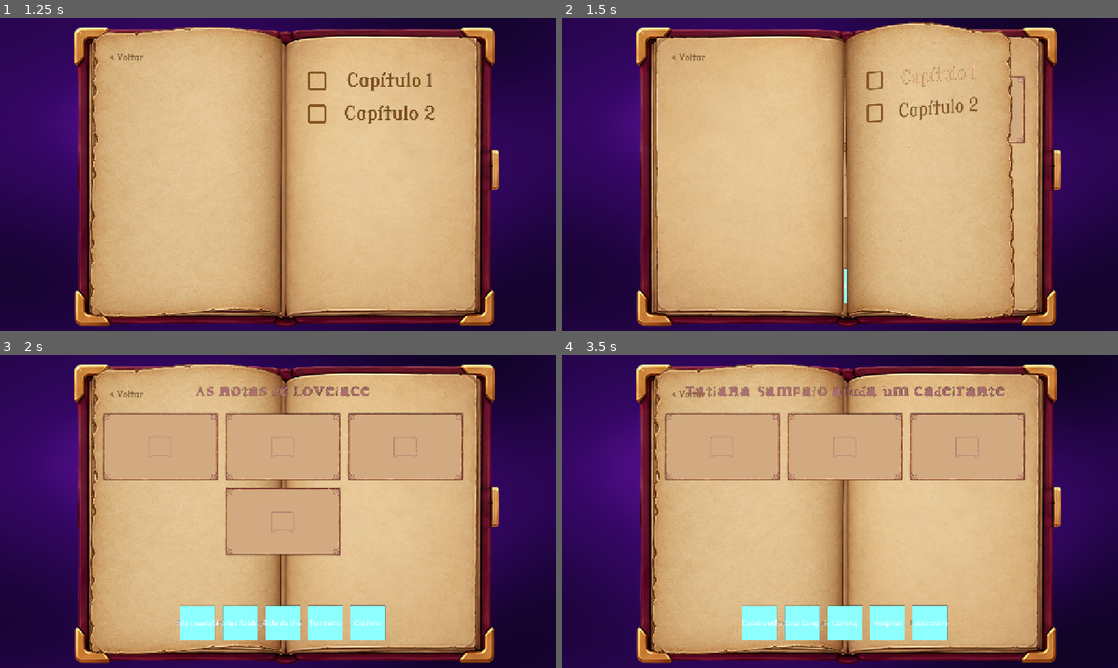
Above: before the commit, frames 1-4 (two rows, left to right).
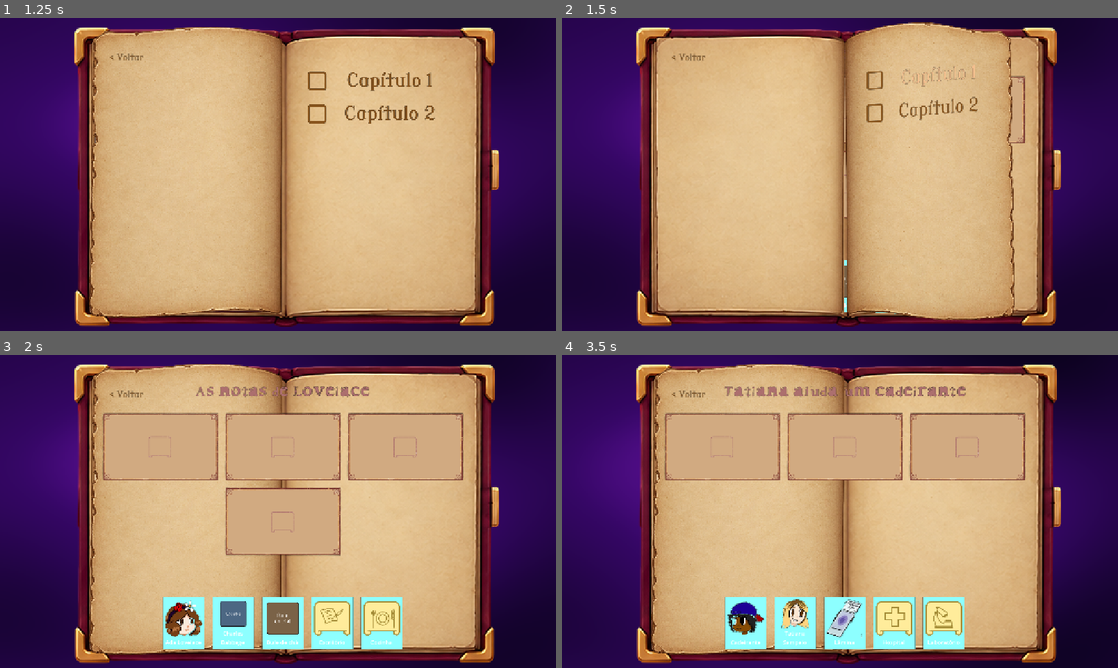
Above: after the commit, the same moments.

Repository: yudur/storyteller-godot-3info-game
Game: Godot game, scene res://src/screen_manager/screen_manager.tscn
Same seed, same stepped clock (60 frames per second), same inputs: the game is played once before the commit and once after it.
Inputs:
- Up to frame 1 (1.25 s): click "Jogar" at 0.5 s
- Up to frame 2 (1.5 s): click "Capítulo 1" at 1.25 s
- Up to frame 3 (2 s): no input
- Up to frame 4 (3.5 s): click "< Voltar" at 2 s; click "Capítulo 2" at 2.75 s

Frame 1 is identical in both runs. In frame 2, less than 0.1% of the frame differs, in the area x 50-61%, y 77-95%; in frame 3, 5.8%; in frame 4, 6.6%, in the area x 22-80%, y 10-94%.

Commit message:
feat: shelf cards show the piece's art above its name
CharacterData and SceneData gain an `icon`, falling back to the default
pose or variant so a piece without one still shows something. The
draggable stops being a coloured rectangle with centred text: it is now
a TextureRect above a Label, and the drag preview carries the same art.

The three JPEGs are converted to PNG with the background removed by a
flood fill seeded from the borders rather than by erasing every dark
pixel, which would have eaten the drawings' black outlines. The image
holding two faces is split into the patient and Tatiana. Charles and the
teapot have no icon art yet and use generated placeholders.

Also follows the phase 2 title rename made in the editor.

Diff:
--- a/core/resources/character_data.gd
+++ b/core/resources/character_data.gd
@@ -9,6 +9,9 @@
 # Pose name -> sprite. "default" is required; story logic picks the others by context
 @export var poses: Dictionary[String, Texture2D] = {}
 
+# Small art for the shelf card. Falls back to the default pose when empty
+@export var icon: Texture2D
+
 func get_pose(key: String) -> Texture2D:
 	if poses.has(key):
 		return poses[key]
@@ -17,3 +20,6 @@
 
 	push_warning("CharacterData '%s' has no pose '%s' nor 'default'" % [id, key])
 	return null
+
+func get_icon() -> Texture2D:
+	return icon if icon else get_pose("default")
--- a/core/resources/scene_data.gd
+++ b/core/resources/scene_data.gd
@@ -7,6 +7,9 @@
 # Variant name -> background. "default" is required; story logic picks the others by context
 @export var variants: Dictionary[String, Texture2D] = {}
 
+# Small art for the shelf card. Falls back to the default variant when empty
+@export var icon: Texture2D
+
 func get_variant(key: String) -> Texture2D:
 	if variants.has(key):
 		return variants[key]
@@ -15,3 +18,6 @@
 
 	push_warning("SceneData '%s' has no variant '%s' nor 'default'" % [id, key])
 	return null
+
+func get_icon() -> Texture2D:
+	return icon if icon else get_variant("default")
--- a/data/characters/ada.tres
+++ b/data/characters/ada.tres
@@ -8,11 +8,14 @@
 [ext_resource type="Texture2D" path="res://assets/sprites/characters/Ada Lovelace com dúvida .png" id="6_doubt"]
 [ext_resource type="Texture2D" path="res://assets/sprites/characters/Ada rindo.png" id="7_laughing"]
 
+[ext_resource type="Texture2D" path="res://assets/sprites/draggables/charactericon_ada.png" id="9_icon"]
+
 [resource]
 script = ExtResource("1_script")
 id = "ada"
 display_name = "Ada Lovelace"
 faces_right = true
+icon = ExtResource("9_icon")
 poses = Dictionary[String, Texture2D]({
 "default": ExtResource("2_default"),
 "doubt": ExtResource("6_doubt"),
--- a/data/characters/charles.tres
+++ b/data/characters/charles.tres
@@ -7,10 +7,13 @@
 [ext_resource type="Texture2D" path="res://assets/sprites/characters/Charles Assustado com a xícara.png" id="5_scared_cup"]
 [ext_resource type="Texture2D" path="res://assets/sprites/characters/Charles Rindo.png" id="6_laughing"]
 
+[ext_resource type="Texture2D" path="res://assets/sprites/draggables/charactericon_charles.png" id="9_icon"]
+
 [resource]
 script = ExtResource("1_script")
 id = "charles"
 display_name = "Charles Babbage"
+icon = ExtResource("9_icon")
 poses = Dictionary[String, Texture2D]({
 "clipboard": ExtResource("3_clipboard"),
 "cup": ExtResource("4_cup"),
--- a/data/characters/patient.tres
+++ b/data/characters/patient.tres
@@ -1,14 +1,17 @@
-[gd_resource type="Resource" script_class="CharacterData" load_steps=5 format=3]
+[gd_resource type="Resource" script_class="CharacterData" load_steps=6 format=3]
 
 [ext_resource type="Script" path="res://core/resources/character_data.gd" id="1_script"]
 [ext_resource type="Texture2D" path="res://assets/sprites/characters/Cadeirante default.png" id="2_default"]
 [ext_resource type="Texture2D" path="res://assets/sprites/characters/Cadeirante esperançoso.png" id="3_hopeful"]
 [ext_resource type="Texture2D" path="res://assets/sprites/characters/Cadeirante curado .png" id="4_cured"]
 
+[ext_resource type="Texture2D" path="res://assets/sprites/draggables/charactericon_patient.png" id="9_icon"]
+
 [resource]
 script = ExtResource("1_script")
 id = "patient"
 display_name = "Cadeirante"
+icon = ExtResource("9_icon")
 poses = Dictionary[String, Texture2D]({
 "cured": ExtResource("4_cured"),
 "default": ExtResource("2_default"),
--- a/data/characters/slide.tres
+++ b/data/characters/slide.tres
@@ -1,12 +1,15 @@
-[gd_resource type="Resource" script_class="CharacterData" load_steps=3 format=3]
+[gd_resource type="Resource" script_class="CharacterData" load_steps=4 format=3]
 
 [ext_resource type="Script" path="res://core/resources/character_data.gd" id="1_script"]
 [ext_resource type="Texture2D" path="res://assets/sprites/characters/Lâmina da proteína.png" id="2_default"]
+
+[ext_resource type="Texture2D" path="res://assets/sprites/draggables/charactericon_slide.png" id="9_icon"]
 
 [resource]
 script = ExtResource("1_script")
 id = "slide"
 display_name = "Lâmina"
+icon = ExtResource("9_icon")
 poses = Dictionary[String, Texture2D]({
 "default": ExtResource("2_default")
 })
--- a/data/characters/tatiana.tres
+++ b/data/characters/tatiana.tres
@@ -1,17 +1,20 @@
-[gd_resource type="Resource" script_class="CharacterData" load_steps=7 format=3]
+[gd_resource type="Resource" script_class="CharacterData" load_steps=8 format=3 uid="uid://ciqtsrwed7eq2"]
 
-[ext_resource type="Script" path="res://core/resources/character_data.gd" id="1_script"]
-[ext_resource type="Texture2D" path="res://assets/sprites/characters/Tatiane Sampaio Default.png" id="2_default"]
-[ext_resource type="Texture2D" path="res://assets/sprites/characters/Tatiana Sampaio com exame.png" id="3_exams"]
-[ext_resource type="Texture2D" path="res://assets/sprites/characters/Tatiana Sampaio no microscópio.png" id="4_microscope"]
-[ext_resource type="Texture2D" path="res://assets/sprites/characters/Tatiana Sampaio com seringa.png" id="5_syringe"]
-[ext_resource type="Texture2D" path="res://assets/sprites/characters/Tatiana Sampaio com seringa e exames.png" id="7_happy"]
+[ext_resource type="Script" uid="uid://lywddvaxagxe" path="res://core/resources/character_data.gd" id="1_script"]
+[ext_resource type="Texture2D" uid="uid://ftt8usiww0o6" path="res://assets/sprites/characters/Tatiane Sampaio Default.png" id="2_default"]
+[ext_resource type="Texture2D" uid="uid://bv5jsq1hsbg7u" path="res://assets/sprites/characters/Tatiana Sampaio com exame.png" id="3_exams"]
+[ext_resource type="Texture2D" uid="uid://bsxwfvabwb7ps" path="res://assets/sprites/characters/Tatiana Sampaio no microscópio.png" id="4_microscope"]
+[ext_resource type="Texture2D" uid="uid://c701r6fkgavcr" path="res://assets/sprites/characters/Tatiana Sampaio com seringa.png" id="5_syringe"]
+[ext_resource type="Texture2D" uid="uid://cnqta1d11wukn" path="res://assets/sprites/characters/Tatiana Sampaio com seringa e exames.png" id="7_happy"]
+
+[ext_resource type="Texture2D" path="res://assets/sprites/draggables/charactericon_tatiana.png" id="9_icon"]
 
 [resource]
 script = ExtResource("1_script")
 id = "tatiana"
 display_name = "Tatiana Sampaio"
 faces_right = true
+icon = ExtResource("9_icon")
 poses = Dictionary[String, Texture2D]({
 "default": ExtResource("2_default"),
 "exams": ExtResource("3_exams"),
--- a/data/characters/teapot.tres
+++ b/data/characters/teapot.tres
@@ -1,12 +1,15 @@
-[gd_resource type="Resource" script_class="CharacterData" load_steps=3 format=3]
+[gd_resource type="Resource" script_class="CharacterData" load_steps=4 format=3]
 
 [ext_resource type="Script" path="res://core/resources/character_data.gd" id="1_script"]
 [ext_resource type="Texture2D" path="res://assets/sprites/characters/teapot_placeholder.png" id="2_default"]
+
+[ext_resource type="Texture2D" path="res://assets/sprites/draggables/charactericon_teapot.png" id="9_icon"]
 
 [resource]
 script = ExtResource("1_script")
 id = "teapot"
 display_name = "Bule de chá"
+icon = ExtResource("9_icon")
 poses = Dictionary[String, Texture2D]({
 "default": ExtResource("2_default")
 })
--- a/data/scenes/hospital.tres
+++ b/data/scenes/hospital.tres
@@ -1,12 +1,15 @@
-[gd_resource type="Resource" script_class="SceneData" load_steps=3 format=3]
+[gd_resource type="Resource" script_class="SceneData" load_steps=4 format=3]
 
 [ext_resource type="Script" path="res://core/resources/scene_data.gd" id="1_script"]
 [ext_resource type="Texture2D" path="res://assets/sprites/scenes/scenario_phase2_hospital.png" id="2_default"]
+
+[ext_resource type="Texture2D" path="res://assets/sprites/draggables/scenarioicon_phase2_hospital.png" id="9_icon"]
 
 [resource]
 script = ExtResource("1_script")
 id = "hospital"
 display_name = "Hospital"
+icon = ExtResource("9_icon")
 variants = Dictionary[String, Texture2D]({
 "default": ExtResource("2_default")
 })
--- a/data/scenes/kitchen.tres
+++ b/data/scenes/kitchen.tres
@@ -1,12 +1,15 @@
-[gd_resource type="Resource" script_class="SceneData" load_steps=3 format=3]
+[gd_resource type="Resource" script_class="SceneData" load_steps=4 format=3]
 
 [ext_resource type="Script" path="res://core/resources/scene_data.gd" id="1_script"]
 [ext_resource type="Texture2D" path="res://assets/sprites/scenes/scenario_phase1_kitchen.png" id="2_default"]
+
+[ext_resource type="Texture2D" path="res://assets/sprites/draggables/scenarioicon_phase1_kitchen.png" id="9_icon"]
 
 [resource]
 script = ExtResource("1_script")
 id = "kitchen"
 display_name = "Cozinha"
+icon = ExtResource("9_icon")
 variants = Dictionary[String, Texture2D]({
 "default": ExtResource("2_default")
 })
--- a/data/scenes/lab.tres
+++ b/data/scenes/lab.tres
@@ -1,12 +1,15 @@
-[gd_resource type="Resource" script_class="SceneData" load_steps=3 format=3]
+[gd_resource type="Resource" script_class="SceneData" load_steps=4 format=3]
 
 [ext_resource type="Script" path="res://core/resources/scene_data.gd" id="1_script"]
 [ext_resource type="Texture2D" path="res://assets/sprites/scenes/scenario_phase2_lab.png" id="2_default"]
+
+[ext_resource type="Texture2D" path="res://assets/sprites/draggables/scenarioicon_phase2_lab.png" id="9_icon"]
 
 [resource]
 script = ExtResource("1_script")
 id = "lab"
 display_name = "Laboratório"
+icon = ExtResource("9_icon")
 variants = Dictionary[String, Texture2D]({
 "default": ExtResource("2_default")
 })
--- a/data/scenes/office.tres
+++ b/data/scenes/office.tres
@@ -1,14 +1,17 @@
-[gd_resource type="Resource" script_class="SceneData" load_steps=5 format=3]
+[gd_resource type="Resource" script_class="SceneData" load_steps=6 format=3]
 
 [ext_resource type="Script" path="res://core/resources/scene_data.gd" id="1_script"]
 [ext_resource type="Texture2D" path="res://assets/sprites/scenes/scenario_phase1_office.png" id="2_default"]
 [ext_resource type="Texture2D" path="res://assets/sprites/scenes/scenario_phase1_officeopendoor.png" id="3_open_door"]
 [ext_resource type="Texture2D" path="res://assets/sprites/scenes/scenario_phase1_officewithpapers.png" id="4_papers"]
 
+[ext_resource type="Texture2D" path="res://assets/sprites/draggables/scenarioicon_phase1_office.png" id="9_icon"]
+
 [resource]
 script = ExtResource("1_script")
 id = "office"
 display_name = "Escritório"
+icon = ExtResource("9_icon")
 variants = Dictionary[String, Texture2D]({
 "default": ExtResource("2_default"),
 "open_door": ExtResource("3_open_door"),
--- a/data/stories/tatiana_protein.tres
+++ b/data/stories/tatiana_protein.tres
@@ -1,9 +1,9 @@
-[gd_resource type="Resource" script_class="StoryData" load_steps=8 format=3]
+[gd_resource type="Resource" script_class="StoryData" load_steps=8 format=3 uid="uid://b47ggqbp1n2ly"]
 
-[ext_resource type="Script" path="res://core/resources/story_data.gd" id="1_story"]
-[ext_resource type="Script" path="res://core/story_logic/tatiana_logic.gd" id="2_logic"]
+[ext_resource type="Script" uid="uid://d3r7qpwxq37o7" path="res://core/resources/story_data.gd" id="1_story"]
+[ext_resource type="Script" uid="uid://c5xa02418q7ob" path="res://core/story_logic/tatiana_logic.gd" id="2_logic"]
 [ext_resource type="Resource" path="res://data/characters/patient.tres" id="3_patient"]
-[ext_resource type="Resource" path="res://data/characters/tatiana.tres" id="4_tatiana"]
+[ext_resource type="Resource" uid="uid://ciqtsrwed7eq2" path="res://data/characters/tatiana.tres" id="4_tatiana"]
 [ext_resource type="Resource" path="res://data/characters/slide.tres" id="5_slide"]
 [ext_resource type="Resource" path="res://data/scenes/hospital.tres" id="6_hospital"]
 [ext_resource type="Resource" path="res://data/scenes/lab.tres" id="7_lab"]
@@ -11,7 +11,7 @@
 [resource]
 script = ExtResource("1_story")
 id = "tatiana_protein"
-title = "Tatiana Sampaio ajuda um cadeirante"
+title = "Tatiana ajuda um cadeirante"
 number_of_frames = 3
 draggable_items = Array[Resource]([ExtResource("3_patient"), ExtResource("4_tatiana"), ExtResource("5_slide"), ExtResource("6_hospital"), ExtResource("7_lab")])
 logic = ExtResource("2_logic")
--- a/src/draggable/draggable.gd
+++ b/src/draggable/draggable.gd
@@ -1,7 +1,8 @@
 class_name DraggableItem
 extends ColorRect
 
-@onready var label: Label = $Label
+@onready var icon: TextureRect = $Content/Icon
+@onready var label: Label = $Content/Label
 
 @export var data: Resource
 @export var drag_threshold := 8.0
@@ -12,7 +13,7 @@
 var _drag_is_active := false
 
 func _ready() -> void:
-	_update_label()
+	_update_contents()
 
 func set_interactive(enabled: bool) -> void:
 	mouse_filter = Control.MOUSE_FILTER_STOP if enabled else Control.MOUSE_FILTER_IGNORE
@@ -55,11 +56,14 @@
 	_drag_is_active = is_active
 	SignalBus.drag_is_active.emit(is_active)
 
-func _update_label() -> void:
-	if data:
-		label.text = data.display_name
-	else:
+func _update_contents() -> void:
+	if not data:
 		label.text = "Sem dados"
+		icon.texture = null
+		return
+
+	label.text = data.display_name
+	icon.texture = data.get_icon()
 
 func _create_drag_preview() -> Control:
 	var preview = ColorRect.new()
@@ -67,9 +71,12 @@
 	preview.color = Color(color.r, color.g, color.b, 0.7)
 	preview.mouse_filter = Control.MOUSE_FILTER_IGNORE
 
-	var preview_label = Label.new()
-	preview_label.text = label.text
-	preview_label.mouse_filter = Control.MOUSE_FILTER_IGNORE
-	preview.add_child(preview_label)
+	var preview_icon := TextureRect.new()
+	preview_icon.texture = icon.texture
+	preview_icon.set_anchors_preset(Control.PRESET_FULL_RECT)
+	preview_icon.expand_mode = TextureRect.EXPAND_IGNORE_SIZE
+	preview_icon.stretch_mode = TextureRect.STRETCH_KEEP_ASPECT_CENTERED
+	preview_icon.mouse_filter = Control.MOUSE_FILTER_IGNORE
+	preview.add_child(preview_icon)
 
 	return preview
--- a/src/draggable/draggable.tscn
+++ b/src/draggable/draggable.tscn
@@ -3,24 +3,35 @@
 [ext_resource type="Script" uid="uid://l0inhkgakvuu" path="res://src/draggable/draggable.gd" id="1_kga1i"]
 
 [node name="DraggableItem" type="ColorRect"]
-custom_minimum_size = Vector2(80, 80)
-offset_right = 80.0
-offset_bottom = 80.0
-mouse_filter = 0
+custom_minimum_size = Vector2(96, 120)
+offset_right = 96.0
+offset_bottom = 120.0
 color = Color(0.5529412, 1, 1, 1)
 script = ExtResource("1_kga1i")
 
-[node name="Label" type="Label" parent="."]
+[node name="Content" type="VBoxContainer" parent="."]
 layout_mode = 1
-mouse_filter = 2
-anchors_preset = 8
-anchor_left = 0.5
-anchor_top = 0.5
-anchor_right = 0.5
-anchor_bottom = 0.5
-offset_left = -20.0
-offset_top = -11.5
-offset_right = 20.0
-offset_bottom = 11.5
+anchors_preset = 15
+anchor_right = 1.0
+anchor_bottom = 1.0
+offset_left = 6.0
+offset_top = 6.0
+offset_right = -6.0
+offset_bottom = -6.0
 grow_horizontal = 2
 grow_vertical = 2
+mouse_filter = 2
+theme_override_constants/separation = 2
+
+[node name="Icon" type="TextureRect" parent="Content"]
+layout_mode = 2
+size_flags_vertical = 3
+mouse_filter = 2
+expand_mode = 1
+stretch_mode = 5
+
+[node name="Label" type="Label" parent="Content"]
+layout_mode = 2
+theme_override_font_sizes/font_size = 13
+horizontal_alignment = 1
+autowrap_mode = 2
--- a/src/screen_manager/screen_manager.tscn
+++ b/src/screen_manager/screen_manager.tscn
@@ -48,6 +48,12 @@
 
 [node name="Screens" type="Node" parent="."]
 
+[node name="StartScreen" parent="Screens" instance=ExtResource("11_start")]
+
+[node name="MenuScreen" parent="Screens" instance=ExtResource("12_menu")]
+
+[node name="GameScreen" parent="Screens" instance=ExtResource("8_game")]
+
 [node name="pageMesh" type="Polygon2D" parent="."]
 visible = false
 position = Vector2(858.99994, 355)
@@ -78,10 +84,6 @@
 size_2d_override_stretch = true
 render_target_update_mode = 4
 
-[node name="StartScreen" parent="Screens" instance=ExtResource("11_start")]
-
-[node name="MenuScreen" parent="Screens" instance=ExtResource("12_menu")]
-
 [node name="NextScreenViewportContainer" type="SubViewportContainer" parent="."]
 visible = false
 layout_mode = 1
@@ -103,8 +105,6 @@
 size_2d_override_stretch = true
 render_target_update_mode = 0
 
-[node name="GameScreen" parent="Screens" instance=ExtResource("8_game")]
-
 [node name="PageFlipMesh" type="Polygon2D" parent="."]
 visible = false
 z_index = 15
--- a/tests/test_board.gd
+++ b/tests/test_board.gd
@@ -80,6 +80,7 @@
 	await get_tree().process_frame
 
 	await test_phase_2_characters_face_the_center()
+	await test_shelf_card_shows_icon_and_name()
 	t.finish(get_tree())
 
 func fill(frame: ComicFrame, scene: SceneData, left: CharacterData, right: CharacterData) -> void:
@@ -118,3 +119,16 @@
 	add_child(frame)
 	await get_tree().process_frame
 	return frame
+
+# O card da prateleira mostra a arte da peça com o nome embaixo
+func test_shelf_card_shows_icon_and_name() -> void:
+	var card: DraggableItem = load("res://src/draggable/draggable.tscn").instantiate()
+	card.data = tatiana
+	add_child(card)
+	await get_tree().process_frame
+
+	t.eq(card.icon.texture, tatiana.get_icon(), "the card shows the piece's icon")
+	t.eq(card.label.text, "Tatiana Sampaio", "the card shows the display name")
+	t.check(card.label.position.y > card.icon.position.y, "the name sits below the image")
+	card.queue_free()
+	await get_tree().process_frame
--- a/tests/test_menu.gd
+++ b/tests/test_menu.gd
@@ -142,7 +142,7 @@
 	var buttons := rows(menu)
 	t.eq(buttons.size(), 2, "two chapter rows")
 	t.eq(buttons[1].text, "Capítulo 2", "second chapter label")
-	t.eq(buttons[1].tooltip_text, "Tatiana Sampaio ajuda um cadeirante", "second tooltip")
+	t.eq(buttons[1].tooltip_text, "Tatiana ajuda um cadeirante", "second tooltip")
 	await drop(menu)
 
 func test_switching_chapters_rebuilds_the_board() -> void:
--- a/tests/test_phase_data.gd
+++ b/tests/test_phase_data.gd
@@ -65,4 +65,12 @@
 			"phase 2 ids"
 		)
 
+	# Toda peça da prateleira, nas duas fases, resolve um ícone
+	for story_path in ["res://data/stories/lovelace_notes.tres", "res://data/stories/tatiana_protein.tres"]:
+		var story: StoryData = load(story_path)
+		t.check(story != null, "%s loads" % story_path.get_file())
+		if story:
+			for item in story.draggable_items:
+				t.check(item.get_icon() is Texture2D, "%s has a shelf icon" % item.id)
+
 	t.finish(self)
Binary file added: assets/sprites/draggables/charactericon_ada.png
Not shown, added: assets/sprites/draggables/charactericon_ada.png.import
Binary file added: assets/sprites/draggables/charactericon_charles.png
Not shown, added: assets/sprites/draggables/charactericon_charles.png.import
Binary file added: assets/sprites/draggables/charactericon_patient.png
Not shown, added: assets/sprites/draggables/charactericon_patient.png.import
Binary file added: assets/sprites/draggables/charactericon_slide.png
Not shown, added: assets/sprites/draggables/charactericon_slide.png.import
Binary file added: assets/sprites/draggables/charactericon_tatiana.png
Not shown, added: assets/sprites/draggables/charactericon_tatiana.png.import
Binary file added: assets/sprites/draggables/charactericon_teapot.png
Not shown, added: assets/sprites/draggables/charactericon_teapot.png.import
(and 12 more such lines)
